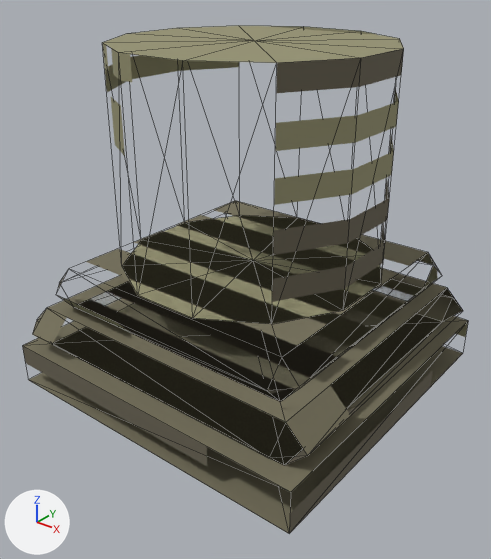
Two versions of the glTF model assets/3D/Pillar/Pillar Base.gltf, one commit apart.
Both versions are drawn from a camera (50 mm lens) standing at (1.146, -1.468, 1.213) and looking at (0.029, -0.072, 0.347). Lighting does not change. The marker at lower left points along +X, +Y and +Z. Mesh edges are drawn as thin lines. Vertices at the same position are counted once.

The first picture shows 'beveled_cuboid', 'beveled_cuboid.001', 'cube', 'cylinder'.
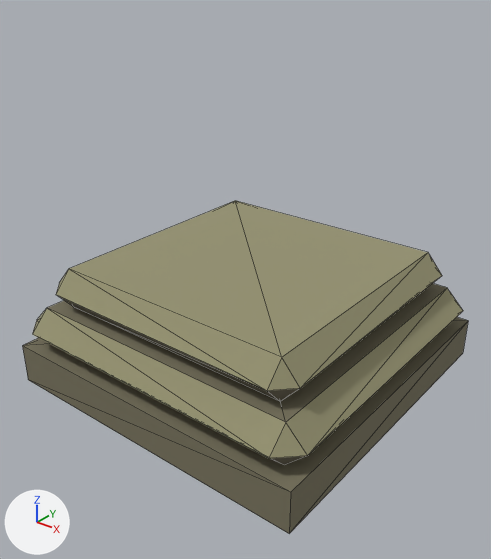
Commit message: Add Pillar models

Where the change shows, as pixel boxes (x1, y1, x2, y2) in the pictures (491 x 559 px):
'cylinder', deleted: before (102, 26, 404, 324)
part 1 of me_mesh_0, surface changed: (23, 321, 468, 534) in both
part 2 of me_mesh_2, surface changed: before (57, 201, 442, 402); after (56, 201, 442, 402)
part 3 of me_mesh_3, surface changed (brown to yellow): (32, 288, 463, 466) in both

The change, as a list of edits to the scene's bpy script:
```text
Change me_mesh_0:
    where me_mesh_0.from_pydata(...)  # 8 vertices, 12 faces; spans x -0.5..0.5, y -0.5..0.5, z 0.0..0.125
    used by ob_cube; location = (0.0, 0.0, 0.0)
    me_mesh_0 part 1: texture (UV) coordinates of 8 of 12 faces, centred in x -0.5..0.5, y -0.5..0.5, z 0.042..0.083, changed; they spanned u 0.5..0.92, v 0.42..0.59 and now span u 0.5..0.75, v 0.83..1.0
Change me_mesh_2:
    where me_mesh_2.from_pydata(...)  # 16 vertices, 28 faces; spans x -0.438..0.438, y -0.438..0.438, z 0.0..0.125
    used by ob_beveled_cuboid; location = (0.0, 0.0, 0.25)
    me_mesh_2 part 2: 28 kept faces spanning x -0.438..0.438, y -0.438..0.438, z 0.0..0.125 get new texture (UV) coordinates
Change me_mesh_3:
    where me_mesh_3.from_pydata(...)  # 16 vertices, 28 faces; spans x -0.5..0.5, y -0.5..0.5, z 0.0..0.125
    used by ob_beveled_cuboid_001; location = (0.0, 0.0, 0.125)
    me_mesh_3 part 3: 24 kept faces spanning x -0.5..0.5, y -0.5..0.5, z 0.0..0.125 get new texture (UV) coordinates
Remove ob_cylinder:
    ob_cylinder = bpy.data.objects.new('cylinder', me_mesh_1)
    ob_cylinder.location = (0.0, 0.0, 0.438)
```
